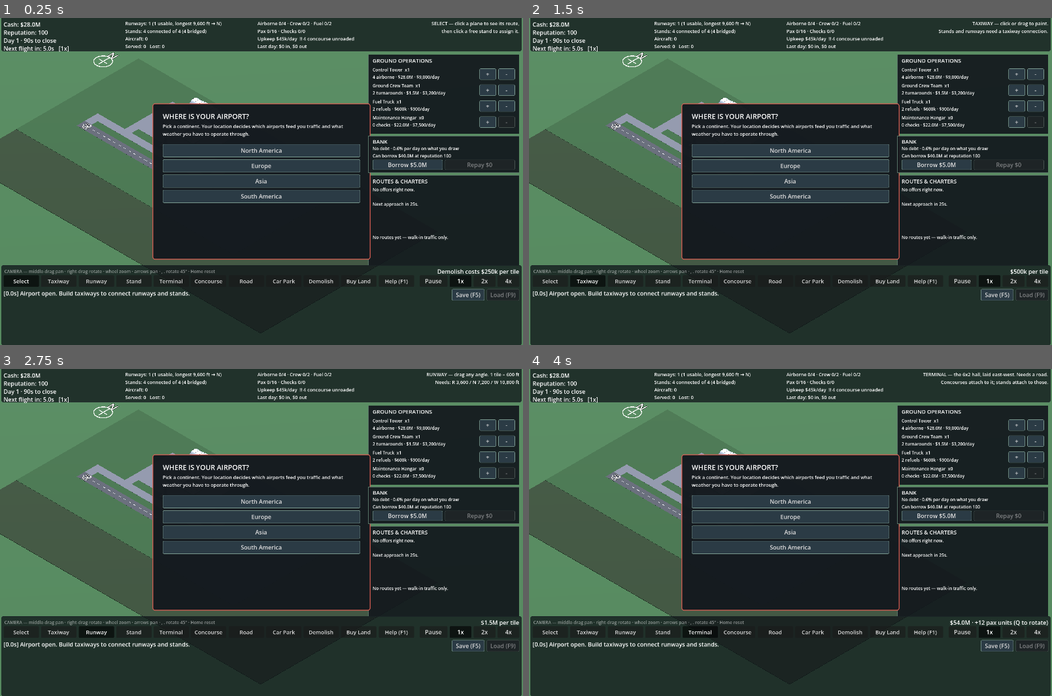
Above: before the commit, frames 1-4 (two rows, left to right).
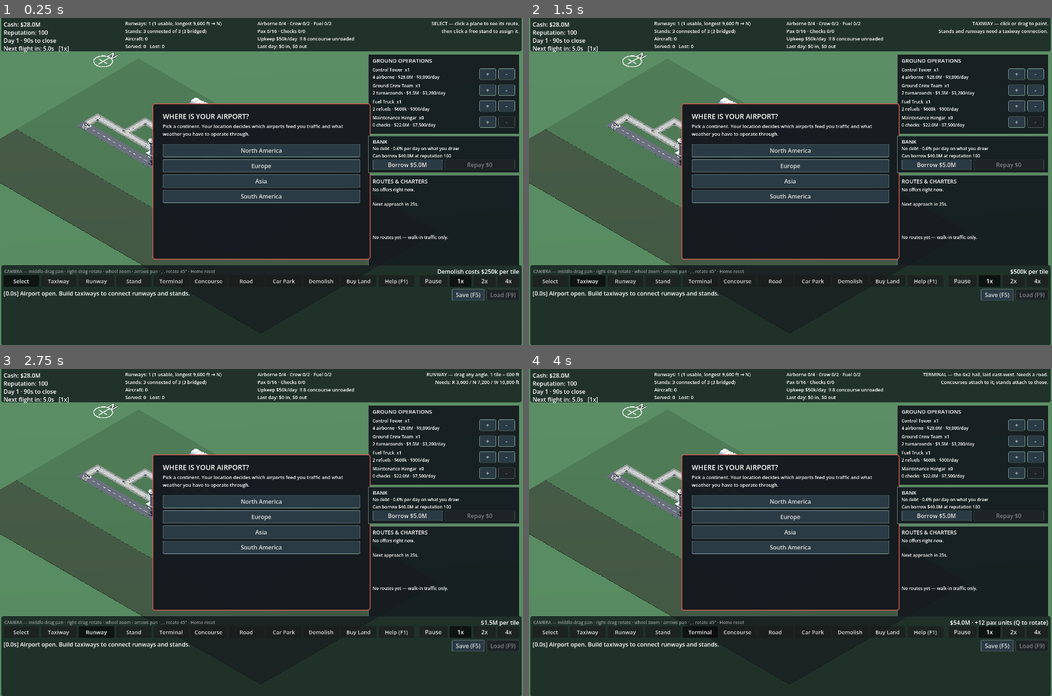
Above: after the commit, the same moments.

Repository: gerp93/airport
Game: Godot game, scene res://Main.tscn
Two runs of this game, one before a commit and one after it. Both use one fixed random seed, a clock stepped at 60 frames per second and the inputs below.
Inputs:
- Up to frame 1 (0.25 s): no input
- Up to frame 2 (1.5 s): click "Select" at 0.5 s; click "Taxiway" at 1.25 s
- Up to frame 3 (2.75 s): click "Runway" at 2 s
- Up to frame 4 (4 s): click "Stand" at 2.75 s; click "Terminal" at 3.5 s

The runs differ from the first frame. In frame 1, 0.4% of the frame differs, in the area x 16-59%, y 3-46%; in frame 2, 0.4%; in frame 3, 0.4%; in frame 4, 0.4%.

Commit message:
Autotile taxiways from the five-piece kit, and drive aircraft onto stands
Taxiways were a flat grey box per tile. They are now built from the kit —
mid, end, corner, tee, cross — picked per cell from which neighbours are also
taxiways, with the piece rotated to match. Each piece opens on a known set of
sides, measured off its own pavement meshes rather than trusted from the file
names: `corner` opens north and west, which the naming did not make obvious.

The kit is authored for a 44-unit tile against the world's 32, so pieces are
scaled to fit and anchored at their north edge. Its pavement is also laid flat
at y=0, real aerodrome fashion, which put it exactly coplanar with the ground
and lost every z-fight — the taxiways instantiated correctly and drew nothing
at all until they were lifted onto the pavement band.

Only other taxiways count as connections, which falls out nicely: a taxiway
cell that merely abuts a runway is a dead end here, so it gets the `end` piece,
and `end` is the one carrying a hold bar — exactly the marking that belongs
where a taxiway meets a runway.

Aircraft no longer slide onto stands. The settle step moved position while
easing heading separately, so an aircraft crabbed sideways across the stand,
translating one way while pointing another. It now drives in through
move_toward_point(), which sets heading from the direction of travel like every
other taxi leg, and only turns onto the stand heading once it is on the marks.

The apron went back to single-width, which is what prompted the kit. That
reopened the deadlock: stands hung off single-width service lanes cost 6-7
gridlocks a run. Fixed by returning to the pre-pier topology — stands opening
straight onto the through apron row, so no aircraft ever enters a cul-de-sac —
and using TWO piers rather than one, which is a better showing of the 1-to-N
relationship anyway. A third apron-to-parallel link was needed on top: with
only the ends joined, a departure pushing back met an arrival head-on and the
nearest detour was the full length of the apron. Four runs clean.

KNOWN REGRESSION: the layout rebuild is 14ms and 1740 nodes, against 0.34ms
and 294 after the Phase 1 batching work. Instantiating a 35-82 mesh model per
taxiway tile is exactly what that batching existed to avoid. It only runs on
layout change, but a long taxiway drag will stutter. Batching the kit per
piece-and-rotation into MultiMesh is the fix and is not done here.

Co-Authored-By: Claude Opus 5 <noreply@anthropic.com>

Diff:
--- a/AirportGrid.gd
+++ b/AirportGrid.gd
@@ -1038,34 +1038,34 @@
 	# find. A single-width spine deadlocks head-on traffic almost immediately.
 	for x in range(4, 22):
 		place_taxiway(Vector2i(x, 10))
-	# The apron is TWO rows deep, not one. The old layout put its stands straight
-	# onto a single through taxiway; a pier pushes them back behind service lanes
-	# instead, and a lane that empties into one row deadlocks the moment two
-	# aircraft want stands off the same lane. Two rows give the pair somewhere to
-	# pass, which is the whole reason the parallel taxiway exists further out.
+	# Apron, parallel taxiway and the two links between them — the same loop the
+	# pre-pier layout used, and the reason it never deadlocked. Every stand below
+	# opens straight onto the apron row, so no aircraft ever enters a cul-de-sac.
+	# Hanging stands off single-width service lanes instead cost 6-7 gridlocks a
+	# run; widening those lanes fixed it but read as a double-width taxiway.
 	for x in range(8, 21):
 		place_taxiway(Vector2i(x, 7))
-		place_taxiway(Vector2i(x, 8))
 	place_taxiway(Vector2i(4, 11))
 	place_taxiway(Vector2i(19, 11))
-	place_taxiway(Vector2i(8, 9))
-	place_taxiway(Vector2i(20, 9))
+	# Links between the apron and the parallel taxiway. Three, not two: with only
+	# the ends joined, a departure pushing back met an arrival head-on and the
+	# nearest detour was the full length of the apron, which is what "gridlocked
+	# outbound" was. A middle link gives blocked traffic somewhere to go without
+	# widening anything.
+	for y in [8, 9]:
+		for x in [8, 13, 20]:
+			place_taxiway(Vector2i(x, y))
 
 	# The landside spine, north to south: road in from the map edge, car parks
-	# beside it, the terminal hall across the top, then one concourse pier hanging
-	# off it at right angles with stands down BOTH flanks. Stands touch the pier,
-	# never the hall — that is the whole shape of the building now.
+	# beside it, the hall across the top, then TWO piers hanging off it at right
+	# angles — which is the 1-to-N relationship the building model exists for —
+	# with a stand in the gap between them and one outboard of each. Every stand
+	# touches a pier and nothing touches the hall.
 	place_road(Vector2i(13, 0))
 	place_parking(Vector2i(12, 0))
 	place_parking(Vector2i(14, 0))
 	place_terminal(building_cells(Vector2i(10, 1), TERMINAL_SIZE, 0), 0)
-	place_concourse(building_cells(Vector2i(12, 3), CONCOURSE_SIZE, 0), 0)
-
-	# A service lane down each flank, TWO wide, feeding the apron rows below. One
-	# wide deadlocked: a lane serving two stands is a cul-de-sac, and two aircraft
-	# wanting stands off the same lane had nowhere to pass and were towed.
-	for y in range(3, 7):
-		for x in [8, 9, 15, 16]:
-			place_taxiway(Vector2i(x, y))
-	for anchor in [Vector2i(10, 3), Vector2i(10, 5), Vector2i(13, 3), Vector2i(13, 5)]:
+	place_concourse(building_cells(Vector2i(11, 3), CONCOURSE_SIZE, 0), 0)
+	place_concourse(building_cells(Vector2i(14, 3), CONCOURSE_SIZE, 0), 0)
+	for anchor in [Vector2i(9, 5), Vector2i(12, 5), Vector2i(15, 5)]:
 		place_stand(stand_cells_for(anchor, 0), 0)
--- a/Main.gd
+++ b/Main.gd
@@ -2030,14 +2030,18 @@
 	if stand == null:
 		return
 
+	# Drive onto the marks, do not slide onto them. The first version moved `pos`
+	# while easing `heading` separately, so the aircraft crabbed sideways across
+	# the stand — it was translating in one direction while pointing in another.
+	# move_toward_point() sets heading from the direction of travel, exactly as
+	# every other taxi leg does, so the nose leads the way in.
 	var want: Vector2 = grid.stand_park_point(stand)
-	var offset: Vector2 = want - p["pos"]
-	var creep := PARK_CREEP_SPEED * dt
-	if offset.length() <= creep:
-		p["pos"] = want
-	else:
-		p["pos"] = p["pos"] + offset.normalized() * creep
-
+	if not move_toward_point(p, want, PARK_CREEP_SPEED, dt):
+		return
+
+	# On the marks: now swing to the stand's own heading. This is the only part
+	# that should ever rotate without translating, and it is what a real
+	# aircraft's final turn onto the stand looks like.
 	var target: float = grid.stand_park_heading(stand)
 	if is_nan(target):
 		return
--- a/Render3D.gd
+++ b/Render3D.gd
@@ -721,8 +721,7 @@
 
 		match type:
 			AirportGrid.TileType.TAXIWAY:
-				_add("taxi", "box", _mat("taxi", COL_TAXIWAY),
-					Vector3(t, H_PAVEMENT, t), w3(centre, H_PAVEMENT * 0.5))
+				_build_taxiway_tile(cell, centre)
 			AirportGrid.TileType.ROAD:
 				_build_road_tile(cell, centre)
 			AirportGrid.TileType.PARKING:
@@ -734,6 +733,94 @@
 						Vector3(1.4, 0.6, t * 0.62), w3(centre + Vector2(off, 0.0), H_MARKING))
 			AirportGrid.TileType.CONCOURSE:
 				pass  # Merged into runs below, so a concourse reads as one building.
+
+
+# --- taxiways ---------------------------------------------------------------
+#
+# Autotiled from a five-piece kit. Each piece is a 44-unit square authored with
+# its pavement running north-south and its origin at the centre of its NORTH
+# edge, so a piece is positioned at its tile's north edge and rotated about that
+# point. Model -z/-x line up with grid north/west, which is why the mask below
+# can be read straight off the grid with no axis translation.
+#
+# Which sides each piece opens on, at zero rotation. Measured off the pavement
+# meshes' own bounds rather than trusted from the file names — `corner` opens
+# north and west, which the naming did not make obvious.
+const TX_N := 1
+const TX_E := 2
+const TX_S := 4
+const TX_W := 8
+const TX_PIECES := [
+	# mask, model, and whether a lone stub should use it
+	{"mask": TX_S, "name": "end"},
+	{"mask": TX_N | TX_S, "name": "mid"},
+	{"mask": TX_N | TX_W, "name": "corner"},
+	{"mask": TX_N | TX_S | TX_W, "name": "tee"},
+	{"mask": TX_N | TX_E | TX_S | TX_W, "name": "cross"},
+]
+const TX_MODELS := {
+	"mid": preload("res://assets/models/taxiway/mid.glb"),
+	"end": preload("res://assets/models/taxiway/end.glb"),
+	"corner": preload("res://assets/models/taxiway/corner.glb"),
+	"tee": preload("res://assets/models/taxiway/tee.glb"),
+	"cross": preload("res://assets/models/taxiway/cross.glb"),
+}
+# The kit is authored for a 44-unit tile; the world's is 32.
+const TX_MODEL_TILE := 44.0
+
+
+# One yaw step is +90 degrees about Y, which carries model north to model west.
+# In mask terms every set bit i moves to (i + 3) % 4.
+func _tx_rot(mask: int) -> int:
+	var out := 0
+	for i in 4:
+		if mask & (1 << i):
+			out |= 1 << ((i + 3) % 4)
+	return out
+
+
+func _build_taxiway_tile(cell: Vector2i, centre: Vector2) -> void:
+	# Only other taxiways count as connections. That is deliberate: a taxiway
+	# cell that merely abuts a runway is a dead end here, so it gets the `end`
+	# piece — and the `end` piece is the one carrying a hold bar, which is
+	# exactly the marking that belongs where a taxiway meets a runway.
+	var want := 0
+	for pair in [[Vector2i(0, -1), TX_N], [Vector2i(1, 0), TX_E],
+			[Vector2i(0, 1), TX_S], [Vector2i(-1, 0), TX_W]]:
+		var d: Vector2i = pair[0]
+		if grid.tile_type(cell + d) == AirportGrid.TileType.TAXIWAY:
+			want |= int(pair[1])
+
+	var chosen := ""
+	var steps := 0
+	for piece in TX_PIECES:
+		var m: int = piece["mask"]
+		for k in 4:
+			if m == want:
+				chosen = piece["name"]
+				steps = k
+				break
+			m = _tx_rot(m)
+		if chosen != "":
+			break
+	if chosen == "":
+		# An isolated stub matches nothing; a lone `end` still reads correctly.
+		chosen = "end"
+
+	var s: float = AirportGrid.TILE / TX_MODEL_TILE
+	var holder := Node3D.new()
+	# Lifted onto the pavement band. The kit lays its pavement flat at y=0, real
+	# aerodrome fashion, which put it exactly coplanar with the ground and lost
+	# every z-fight — the taxiways instantiated correctly and drew nothing at all.
+	holder.position = w3(centre, H_PAVEMENT)
+	holder.rotation.y = float(steps) * PI * 0.5
+	var m3: Node3D = (TX_MODELS[chosen] as PackedScene).instantiate()
+	m3.scale = Vector3.ONE * s
+	# The piece hangs south from its origin, so back it up half a tile to sit
+	# centred on the cell once rotated.
+	m3.position = Vector3(0.0, 0.0, -AirportGrid.TILE * 0.5)
+	holder.add_child(m3)
+	_tiles_root.add_child(holder)
 
 
 # A road is a narrow ribbon rather than a full tile of tarmac, so landside stops
Binary file added: assets/models/taxiway/corner.glb
Not shown, added: assets/models/taxiway/corner.glb.import
Binary file added: assets/models/taxiway/cross.glb
Not shown, added: assets/models/taxiway/cross.glb.import
Binary file added: assets/models/taxiway/end.glb
Not shown, added: assets/models/taxiway/end.glb.import
Binary file added: assets/models/taxiway/mid.glb
Not shown, added: assets/models/taxiway/mid.glb.import
Binary file added: assets/models/taxiway/tee.glb
Not shown, added: assets/models/taxiway/tee.glb.import
